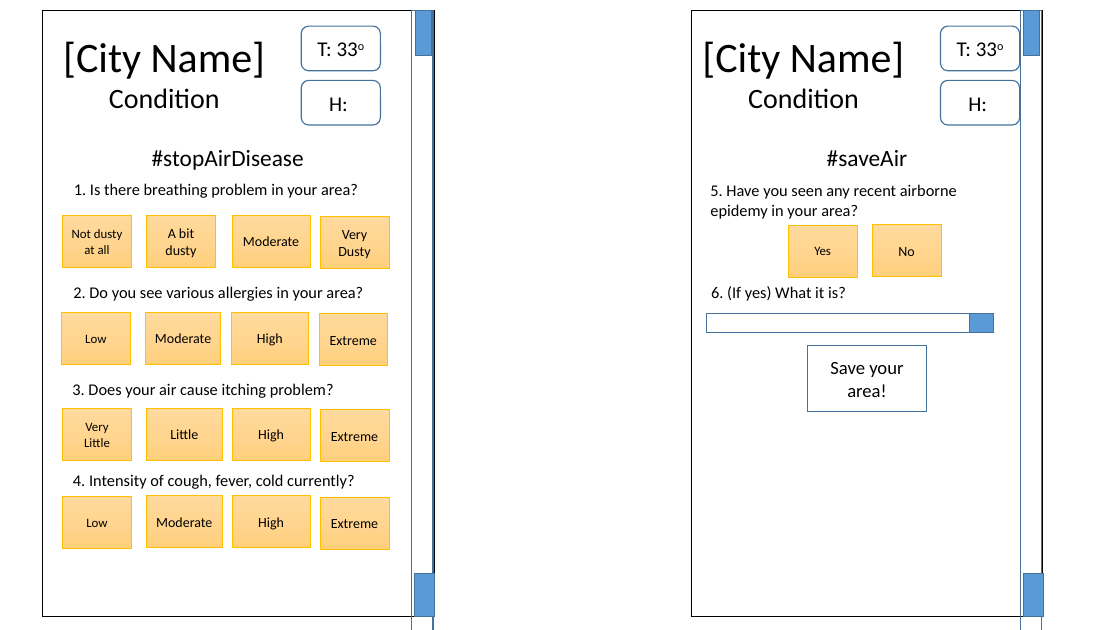
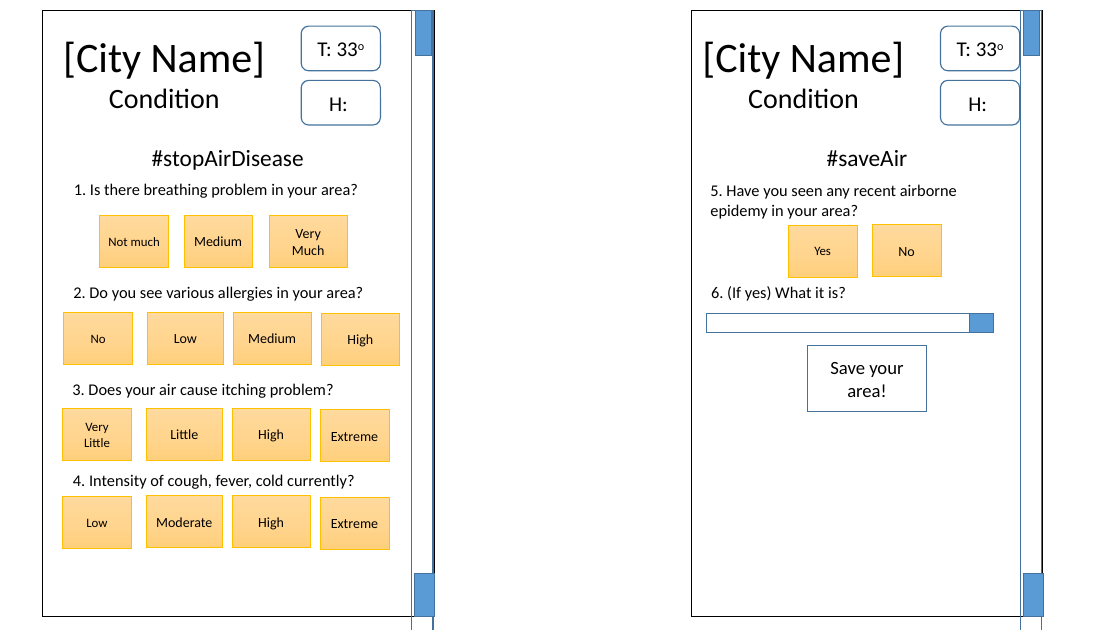
Before and after one commit to tunchunairarko/guardian-of-the-air, a slide deck: slide 7 of GuardianOfTheAir/app-structure/Goa.pptx. Drawn at 1120x630 pixels with LibreOffice and Linux fonts; fonts in the diff are those of the drawing. Boxes give left, top, right and bottom in pixels: in the first picture for what was removed or moved away, otherwise in the second. Text is boxed around its words. In the diff, an @@ line names an element or a change of style, - is before the commit and + after.

```diff
--- a/GuardianOfTheAir/app-structure/Goa.pptx
+++ b/GuardianOfTheAir/app-structure/Goa.pptx
@@ text in rectangle at box(108, 237, 160, 246): text changed @@
-Not dusty at all
+Not much
@@ text in rectangle at box(194, 236, 242, 246): text changed @@
-A bit dusty
+Medium
@@ 3 rectangles: place and size @@
-3 rectangles at box(63, 215, 311, 267)
+3 rectangles at box(100, 215, 348, 267)
@@ text in rectangle at box(292, 229, 325, 255): text changed @@
-Moderate
+Very Much
@@ rectangle removed at box(320, 217, 389, 269) @@
-Very Dusty
@@ rectangle added at box(64, 313, 133, 365), fill gradient #FFDB9E to #FFD590 to #FFD07C, outline #FFC000 0.5 pt, 11 pt, text #000000 @@
+No
@@ rectangle removed at box(145, 313, 221, 365) @@
-Moderate
@@ rectangle "Low": place and size @@
-rectangle "Low" at box(61, 313, 130, 365)
+rectangle "Low" at box(148, 313, 223, 365)
@@ rectangle "Low" at box(148, 313, 223, 365): size 11 to 12 pt @@
@@ rectangle added at box(234, 313, 312, 365), fill gradient #FFDB9E to #FFD590 to #FFD07C, outline #FFC000 0.5 pt, 12 pt, text #000000 @@
+Medium
@@ rectangle removed at box(319, 313, 388, 365) @@
-Extreme
@@ rectangle "High": place and size @@
-rectangle "High" at box(231, 313, 309, 365)
+rectangle "High" at box(322, 313, 400, 365)
```
Also in this commit, not shown: 1 other file.
